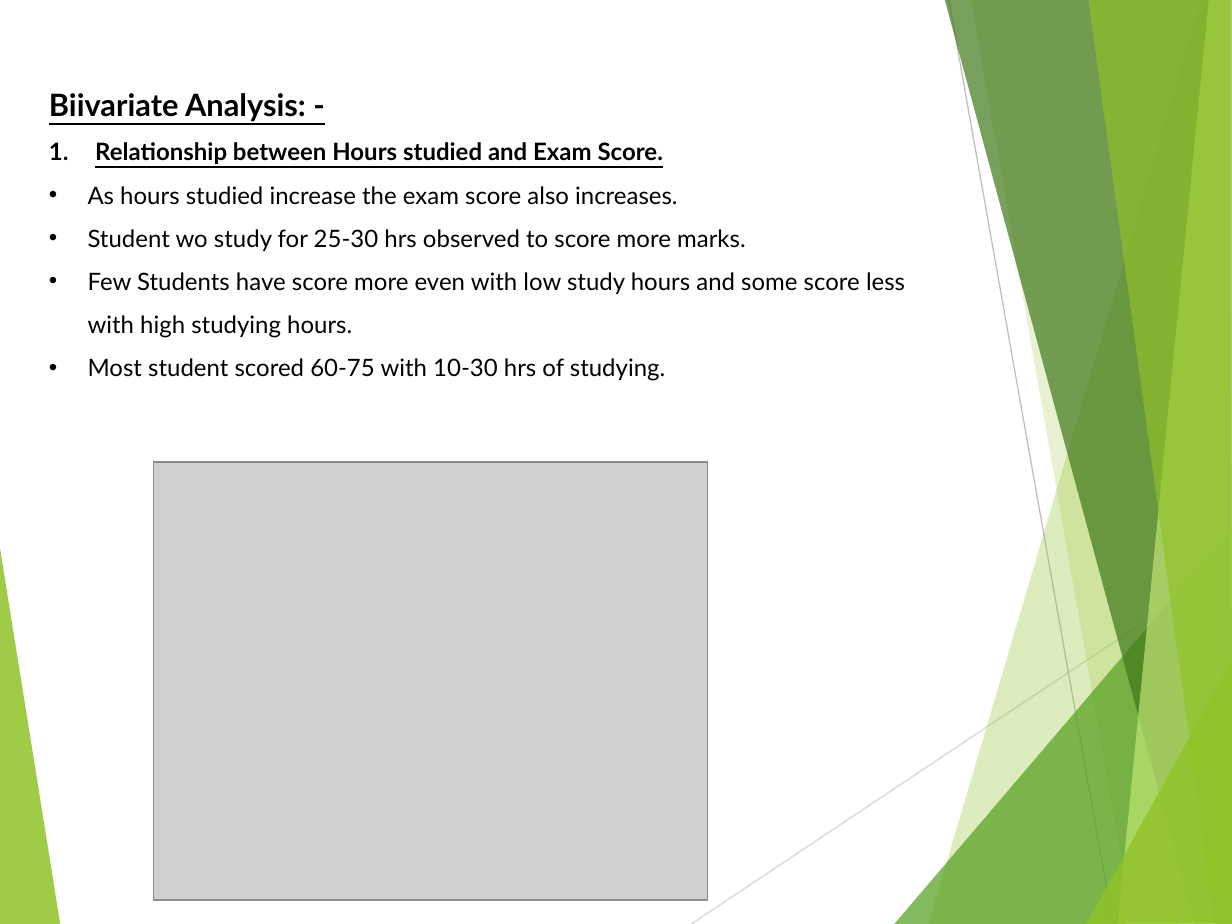
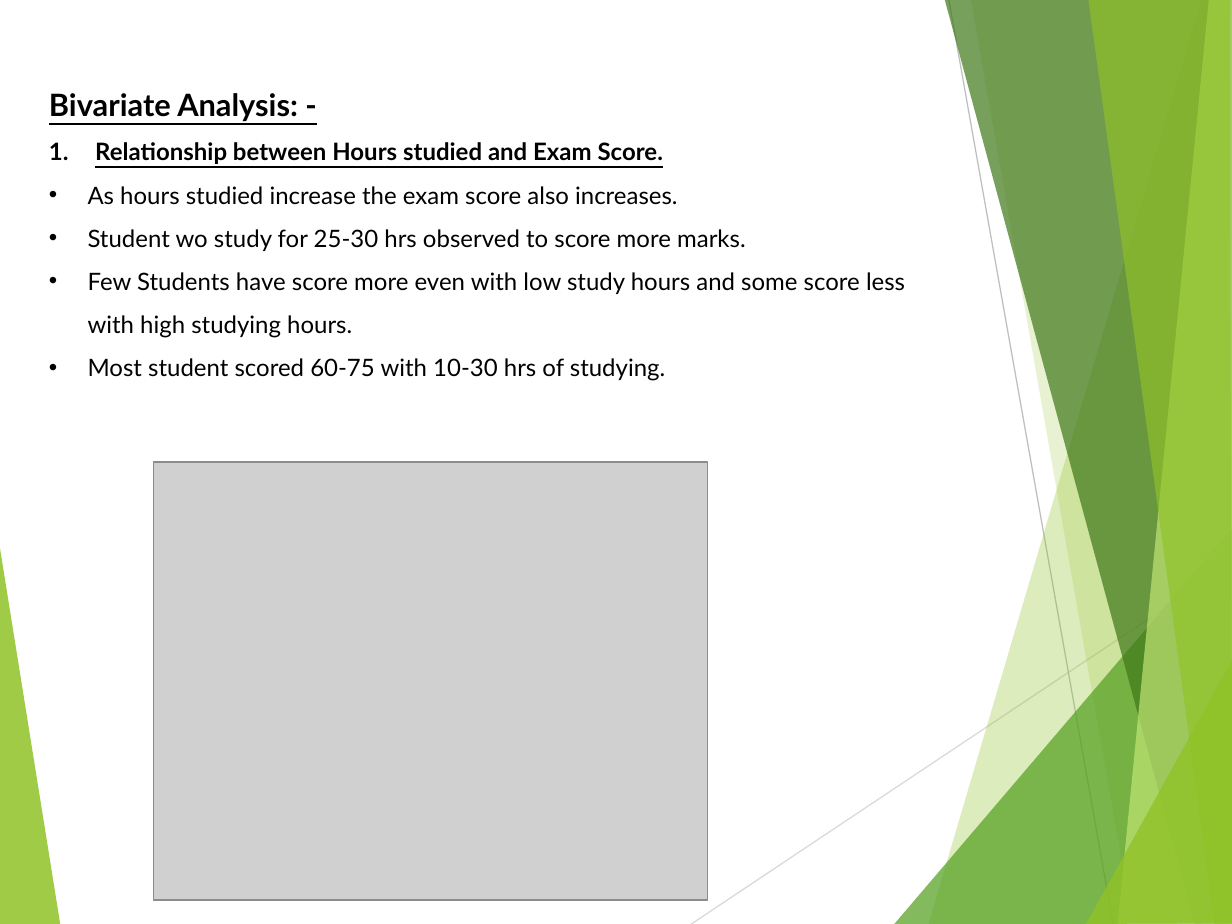
Before and after one commit to niranjan910/Student-performance-Analysis, a slide deck: slide 25 of Student performance Analysis PPT.pptx. Drawn at 1232x924 pixels with LibreOffice and Linux fonts; fonts in the diff are those of the drawing; grey boxes stand for pictures. Boxes give left, top, right and bottom in pixels: in the first picture for what was removed or moved away, otherwise in the second. Text is boxed around its words. In the diff, an @@ line names an element or a change of style, - is before the commit and + after.

```diff
--- a/Student performance Analysis PPT.pptx
+++ b/Student performance Analysis PPT.pptx
@@ text at box(49, 93, 298, 121): text changed @@
-Biivariate Analysis: -
+Bivariate Analysis: -
```
Also in this commit, not shown: 2 other slides changed, 5 slides added.
